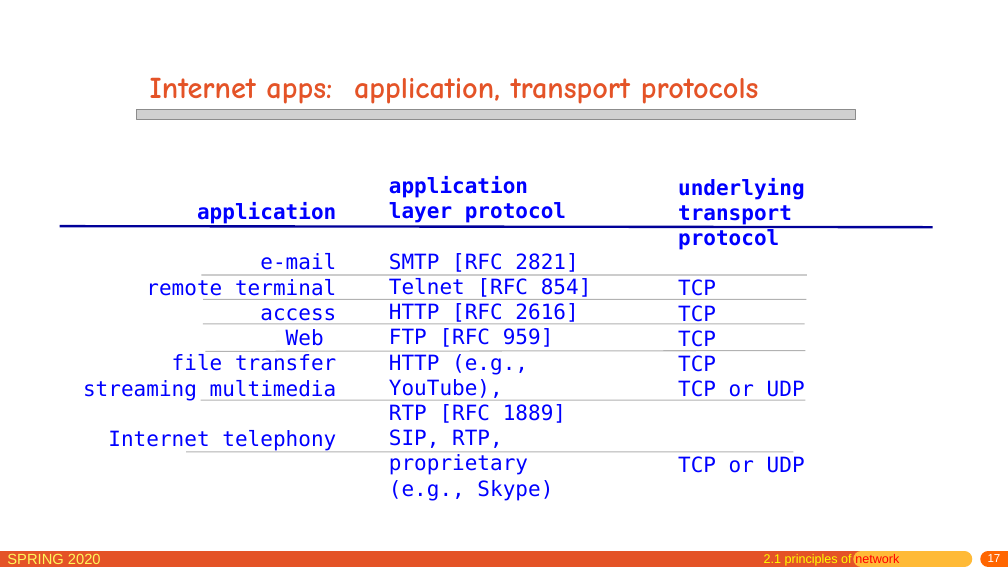
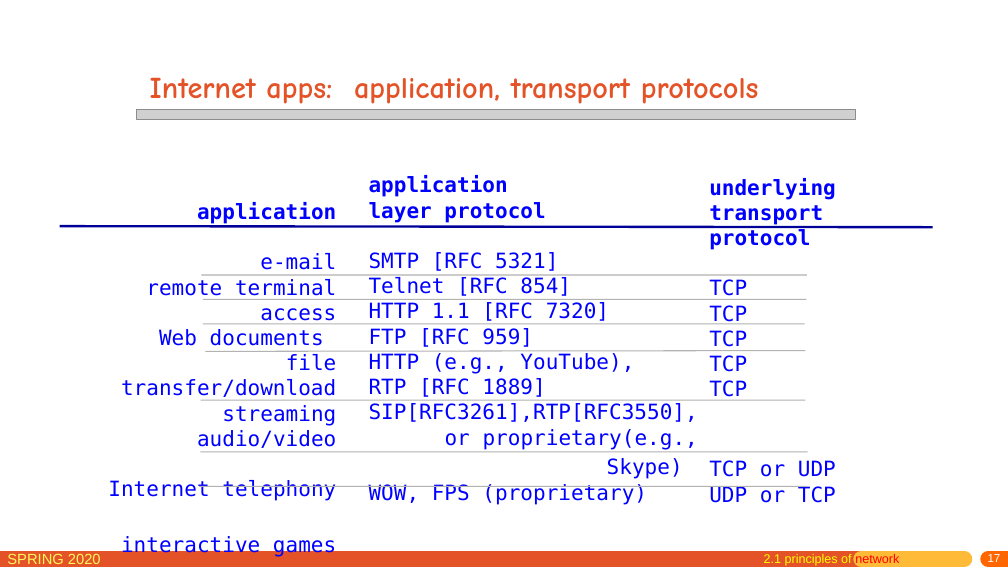
Before and after one commit to network-distributed/presentations, a slide deck: slide 17 of chapter2.pptx. Drawn at 1008x567 pixels with LibreOffice and Linux fonts; fonts in the diff are those of the drawing; grey boxes stand for pictures. Boxes give left, top, right and bottom in pixels: in the first picture for what was removed or moved away, otherwise in the second. Text is boxed around its words. In the diff, an @@ line names an element or a change of style, - is before the commit and + after.

```diff
--- a/chapter2.pptx
+++ b/chapter2.pptx
@@ text "application": place and size @@
-text "application" at bbox=[389, 176, 592, 501]
+text "application" at bbox=[369, 175, 698, 479]
@@ text "underlying": place and size @@
-text "underlying" at bbox=[678, 178, 805, 473]
+text "underlying" at bbox=[709, 178, 836, 503]
@@ text at bbox=[369, 252, 558, 271]: text changed @@
-SMTP [RFC 2821]
+SMTP [RFC 5321]
@@ text at bbox=[121, 329, 337, 448]: text changed @@
-Web
-file transfer
-streaming multimedia
+Web documents
+file transfer/download
+streaming audio/video
@@ text at bbox=[369, 302, 609, 321]: text changed @@
-HTTP [RFC 2616]
+HTTP 1.1 [RFC 7320]
@@ text at bbox=[709, 380, 747, 401]: paragraph added @@
+TCP
@@ text at bbox=[369, 403, 698, 479]: text changed @@
-SIP, RTP, proprietary
-(e.g., Skype)
+SIP[RFC3261],RTP[RFC3550],
+or proprietary(e.g., Skype)
+WOW, FPS (proprietary)
@@ line moved from (186, 452) - (793, 452) to (200, 452) - (808, 452) @@
@@ line added from (199, 486) to (807, 486), #B2B2B2 1 pt @@
@@ text at bbox=[709, 486, 836, 503]: text changed @@
-TCP or UDP
+UDP or TCP
@@ text at bbox=[121, 535, 336, 557]: paragraph added @@
+interactive games
```
Also in this commit, not shown: 35 other slides changed, 6 slides added, 1 other file.
